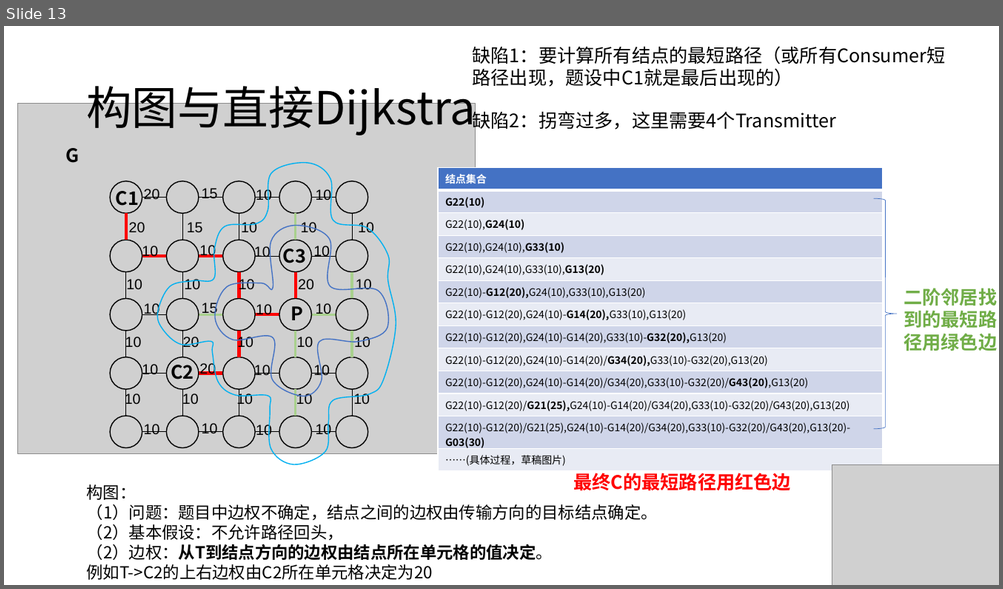
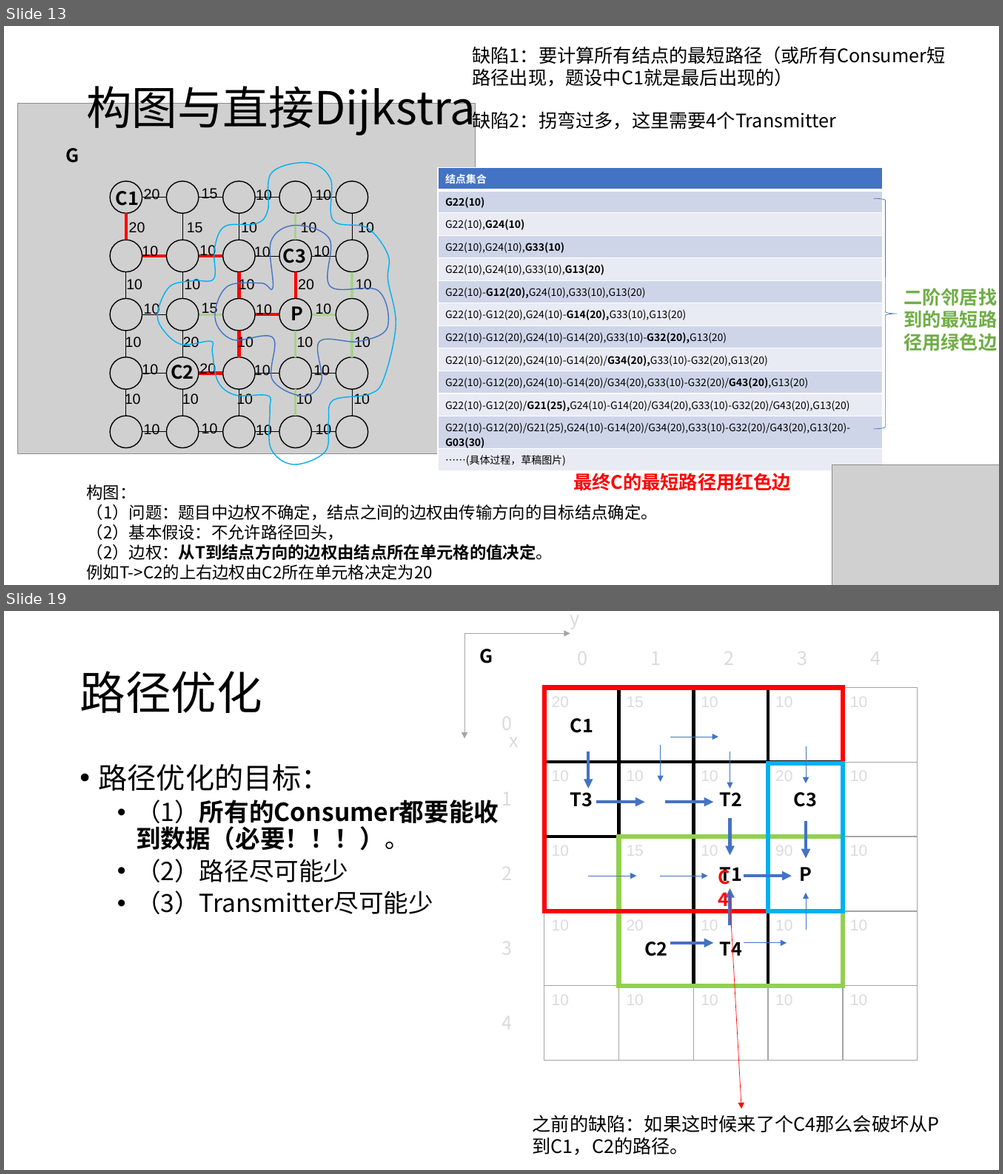
Before and after one commit to HuangDDU/hzy_algorithm, a slide deck: huawei/示例输入输出.pptx. Shown one above the other, each under a label of ours: slide 13 before the commit, slides 13 and 19 after it; the slides between them are not shown. The pictures are 1003x589 and 1003x1174 pixels, drawn with LibreOffice and Linux fonts; fonts in the diff are those of the drawing; grey boxes stand for pictures. Boxes give left, top, right and bottom in pixels: in the first picture for what was removed or moved away, otherwise in the second. Text is boxed around its words. In the diff, an @@ line names an element or a change of style, - is before the commit and + after.

Commit message:
23_12_18地图构建与最短路径

```diff
--- a/huawei/示例输入输出.pptx
+++ b/huawei/示例输入输出.pptx
@@ slide 19 added at <box>4,611,999,1170</box>, background #FFFFFF @@
@@ title added at <box>79,671,262,713</box>, 44 pt, text #000000 @@
+路径优化
@@ group added at <box>464,611,917,1061</box>: 28 rectangles, 18 arrows, 14 texts @@
+x
+20 15 10 10 10
+10 10 10 20 10
+10 15 10 90 10
+10 20 10 10 10
+10 10 10 10 10
+C1
+T3
+C3
+T2
+P
+T1
+C2
+T4
+0
+1
+2
+3
+4
+0
+1
+2
+3
+4
+y
+G
@@ text added at <box>99,764,498,914</box>, 24 pt, text #000000 @@
+• 路径优化的目标：
+  • （1）所有的Consumer都要能收到数据（必要！！！）。
+  • （2）路径尽可能少
+  • （3）Transmitter尽可能少
@@ text added at <box>711,863,748,892</box>, 18 pt, text #FF0000, bold @@
+C4
@@ arrow added from (729, 892) to (741, 1110), #FF0000 0.5 pt @@
@@ text added at <box>532,1115,939,1156</box>, 18 pt, text #000000 @@
+之前的缺陷：如果这时候来了个C4那么会破坏从P到C1，C2的路径。
```
Also in this commit, not shown: 3 slides changed, 5 other slides added, 6 other files.
